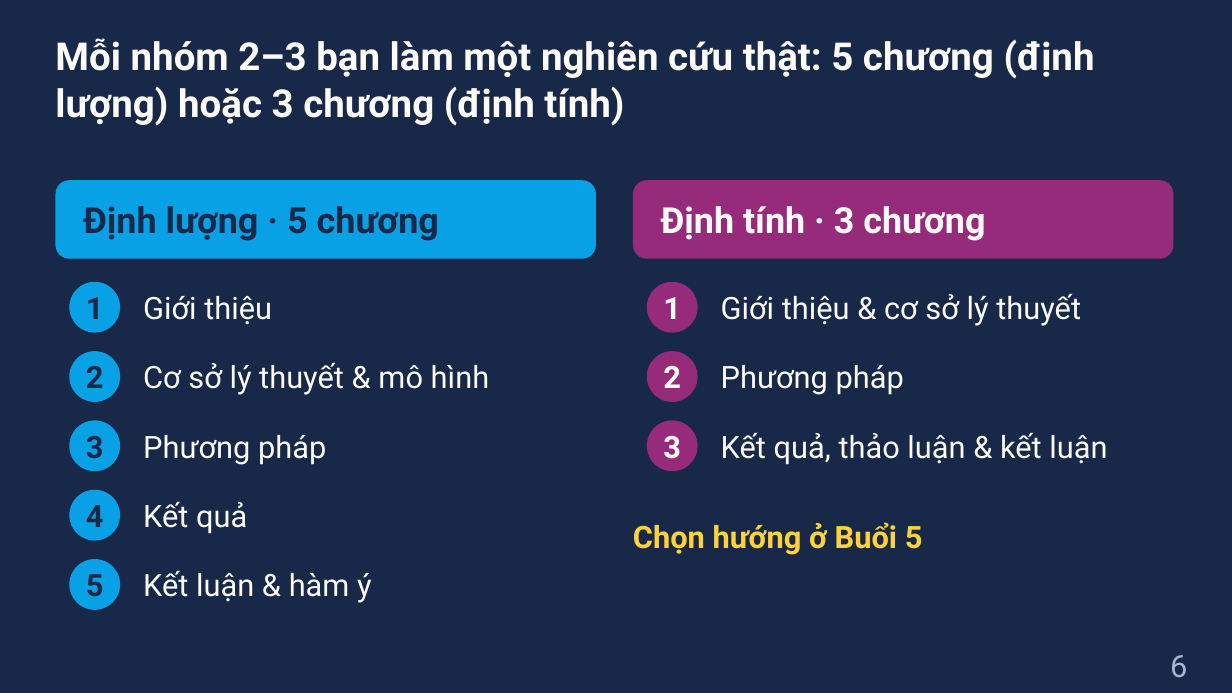
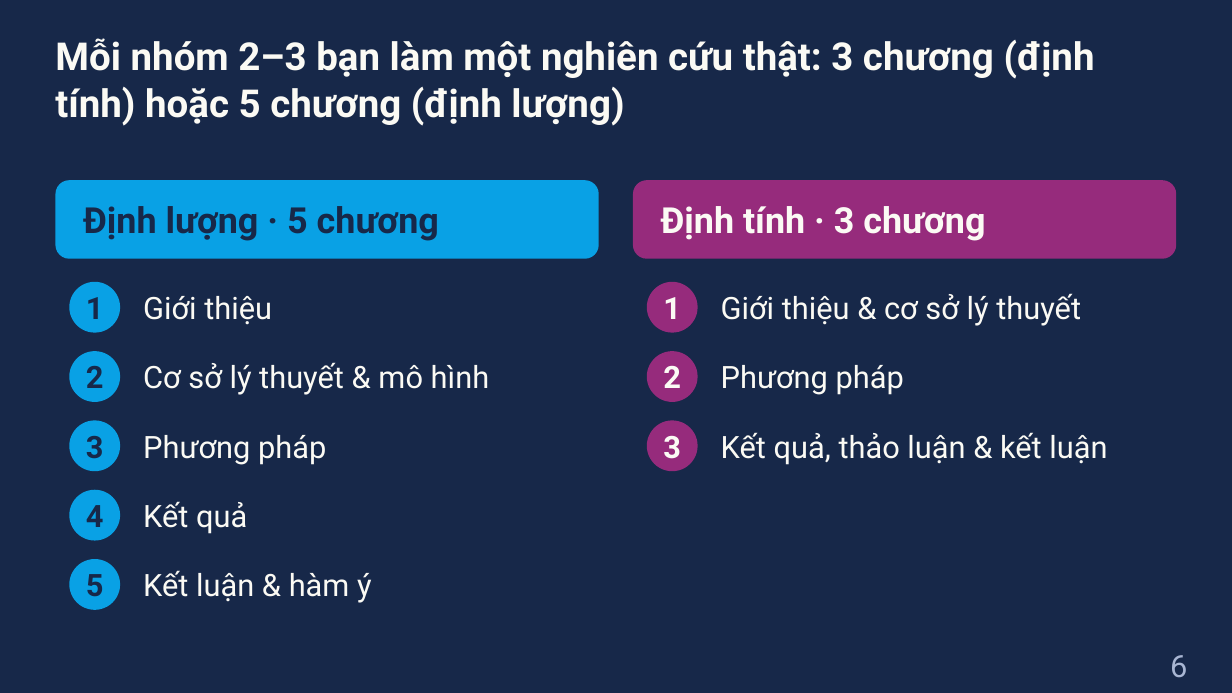
Before and after one commit to dnbaoquyen/academic-pptx-skill, a slide deck: slide 6 of courses/MKT1107/lessons/W1_slides.pptx. Drawn at 1232x693 pixels with LibreOffice and Linux fonts; fonts in the diff are those of the drawing. Boxes give left, top, right and bottom in pixels: in the first picture for what was removed or moved away, otherwise in the second. Text is boxed around its words. In the diff, an @@ line names an element or a change of style, - is before the commit and + after.

```diff
--- a/courses/MKT1107/lessons/W1_slides.pptx
+++ b/courses/MKT1107/lessons/W1_slides.pptx
@@ title at bbox=[55, 38, 1095, 126]: text changed @@
-Mỗi nhóm 2–3 bạn làm một nghiên cứu thật: 5 chương (định lượng) hoặc 3 chương (định tính)
+Mỗi nhóm 2–3 bạn làm một nghiên cứu thật: 3 chương (định tính) hoặc 5 chương (định lượng)
@@ text removed at bbox=[633, 522, 923, 555] @@
-Chọn hướng ở Buổi 5
```
Also in this commit, not shown: 29 other slides changed, 7 slides added, 9 slides removed, 4 other files.
